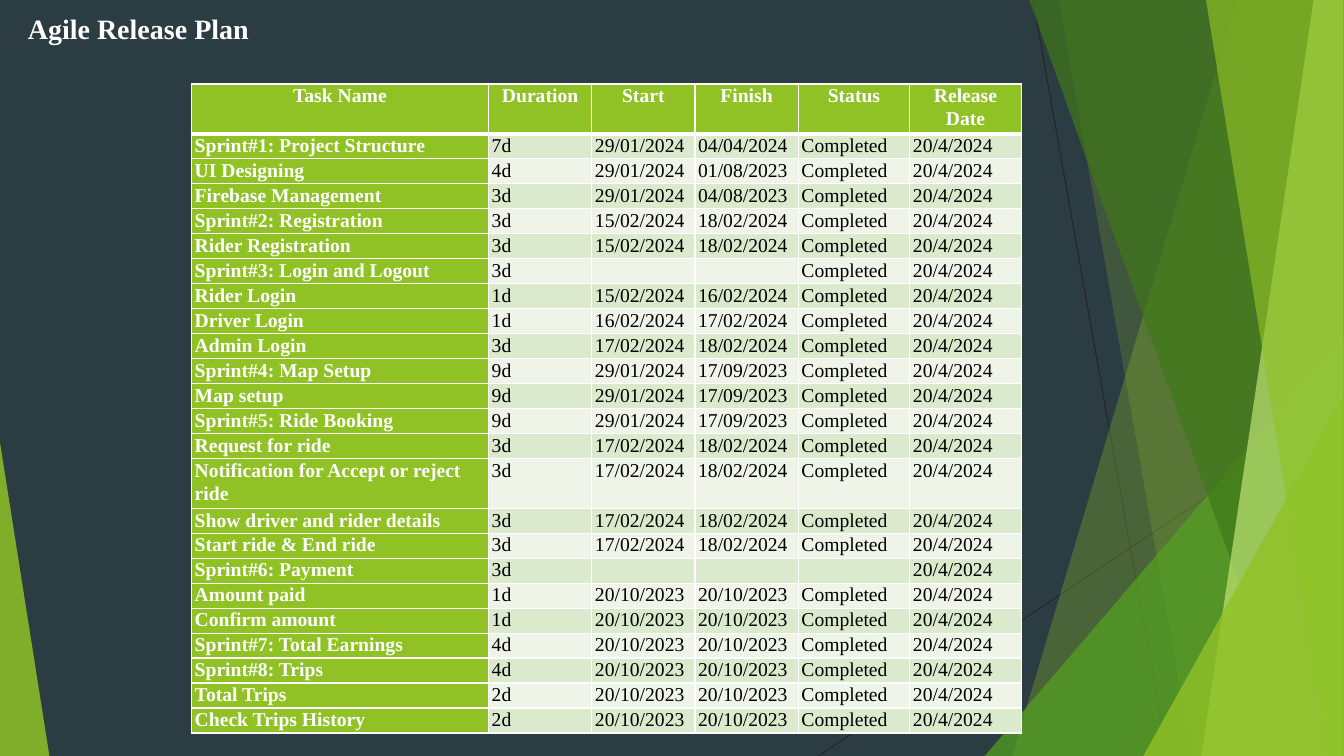
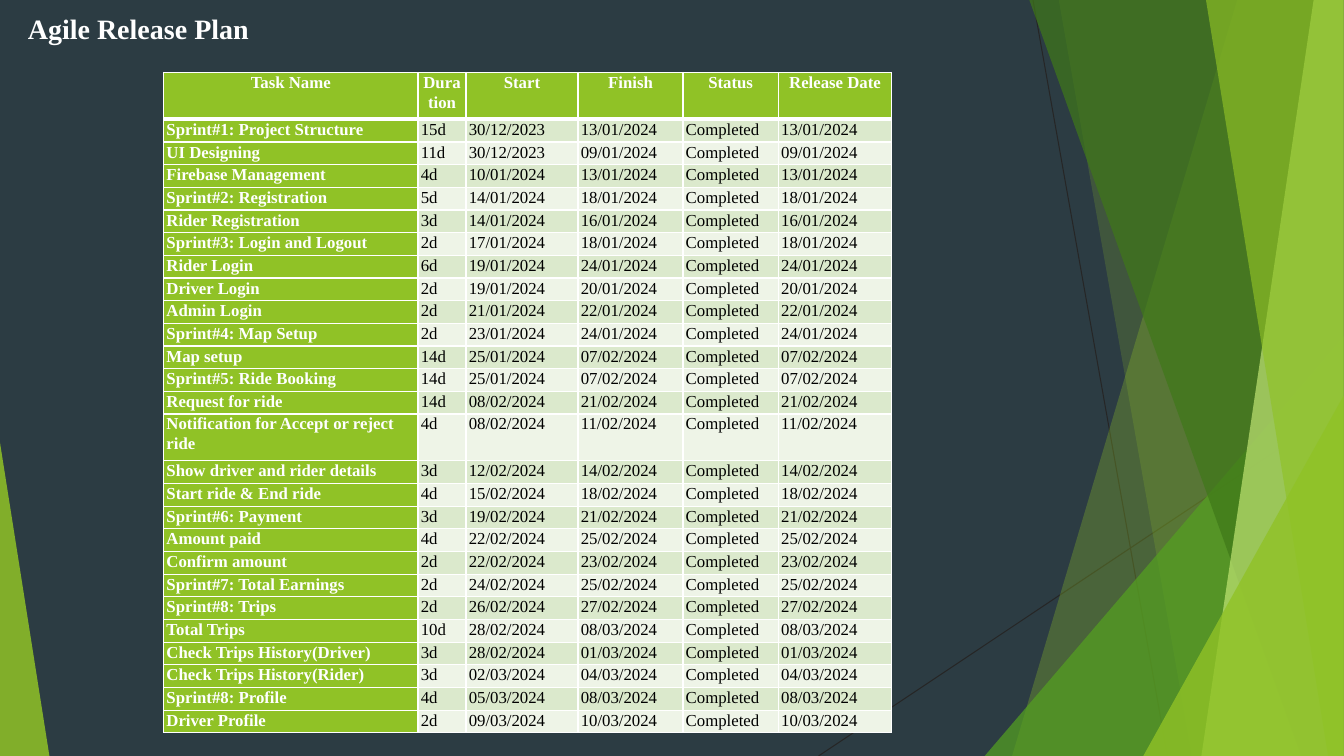
Before and after one commit to AmanPuthawala/UBERCLONE, a slide deck: slide 38 of materials/Uberclone.pptx (slide 34 before the commit). Drawn at 1344x756 pixels with LibreOffice and Linux fonts; fonts in the diff are those of the drawing. Boxes give left, top, right and bottom in pixels: in the first picture for what was removed or moved away, otherwise in the second. Text is boxed around its words. In the diff, an @@ line names an element or a change of style, - is before the commit and + after.

Commit message:
ppt added

```diff
--- a/materials/Uberclone.pptx
+++ b/materials/Uberclone.pptx
@@ table added at (x1=163, y1=73, x2=892, y2=734), 27 rows, 6 columns @@
+Task Name | Duration | Start | Finish | Status | Release Date
+Sprint#1: Project Structure | 15d | 30/12/2023 | 13/01/2024 | Completed | 13/01/2024
+UI Designing | 11d | 30/12/2023 | 09/01/2024 | Completed | 09/01/2024
+Firebase Management | 4d | 10/01/2024 | 13/01/2024 | Completed | 13/01/2024
+Sprint#2: Registration | 5d | 14/01/2024 | 18/01/2024 | Completed | 18/01/2024
+Rider Registration | 3d | 14/01/2024 | 16/01/2024 | Completed | 16/01/2024
+Sprint#3: Login and Logout | 2d | 17/01/2024 | 18/01/2024 | Completed | 18/01/2024
+Rider Login | 6d | 19/01/2024 | 24/01/2024 | Completed | 24/01/2024
+Driver Login | 2d | 19/01/2024 | 20/01/2024 | Completed | 20/01/2024
+Admin Login | 2d | 21/01/2024 | 22/01/2024 | Completed | 22/01/2024
+Sprint#4: Map Setup | 2d | 23/01/2024 | 24/01/2024 | Completed | 24/01/2024
+Map setup | 14d | 25/01/2024 | 07/02/2024 | Completed | 07/02/2024
+Sprint#5: Ride Booking | 14d | 25/01/2024 | 07/02/2024 | Completed | 07/02/2024
+Request for ride | 14d | 08/02/2024 | 21/02/2024 | Completed | 21/02/2024
+Notification for Accept or reject ride | 4d | 08/02/2024 | 11/02/2024 | Completed | 11/02/2024
+Show driver and rider details | 3d | 12/02/2024 | 14/02/2024 | Completed | 14/02/2024
+Start ride & End ride | 4d | 15/02/2024 | 18/02/2024 | Completed | 18/02/2024
+Sprint#6: Payment | 3d | 19/02/2024 | 21/02/2024 | Completed | 21/02/2024
+Amount paid | 4d | 22/02/2024 | 25/02/2024 | Completed | 25/02/2024
+Confirm amount | 2d | 22/02/2024 | 23/02/2024 | Completed | 23/02/2024
+Sprint#7: Total Earnings | 2d | 24/02/2024 | 25/02/2024 | Completed | 25/02/2024
+Sprint#8: Trips | 2d | 26/02/2024 | 27/02/2024 | Completed | 27/02/2024
+Total Trips | 10d | 28/02/2024 | 08/03/2024 | Completed | 08/03/2024
+Check Trips History(Driver) | 3d | 28/02/2024 | 01/03/2024 | Completed | 01/03/2024
+Check Trips History(Rider) | 3d | 02/03/2024 | 04/03/2024 | Completed | 04/03/2024
+Sprint#8: Profile | 4d | 05/03/2024 | 08/03/2024 | Completed | 08/03/2024
+Driver Profile | 2d | 09/03/2024 | 10/03/2024 | Completed | 10/03/2024
@@ table removed at (x1=192, y1=84, x2=1021, y2=735), 24 rows, 6 columns @@
-Task Name | Duration | Start | Finish | Status | Release Date
-Sprint#1: Project Structure | 7d | 29/01/2024 | 04/04/2024 | Completed | 20/4/2024
-UI Designing | 4d | 29/01/2024 | 01/08/2023 | Completed | 20/4/2024
-Firebase Management | 3d | 29/01/2024 | 04/08/2023 | Completed | 20/4/2024
-Sprint#2: Registration | 3d | 15/02/2024 | 18/02/2024 | Completed | 20/4/2024
-Rider Registration | 3d | 15/02/2024 | 18/02/2024 | Completed | 20/4/2024
-Sprint#3: Login and Logout | 3d |  |  | Completed | 20/4/2024
-Rider Login | 1d | 15/02/2024 | 16/02/2024 | Completed | 20/4/2024
-Driver Login | 1d | 16/02/2024 | 17/02/2024 | Completed | 20/4/2024
-Admin Login | 3d | 17/02/2024 | 18/02/2024 | Completed | 20/4/2024
-Sprint#4: Map Setup | 9d | 29/01/2024 | 17/09/2023 | Completed | 20/4/2024
-Map setup | 9d | 29/01/2024 | 17/09/2023 | Completed | 20/4/2024
-Sprint#5: Ride Booking | 9d | 29/01/2024 | 17/09/2023 | Completed | 20/4/2024
-Request for ride | 3d | 17/02/2024 | 18/02/2024 | Completed | 20/4/2024
-Notification for Accept or reject ride | 3d | 17/02/2024 | 18/02/2024 | Completed | 20/4/2024
-Show driver and rider details | 3d | 17/02/2024 | 18/02/2024 | Completed | 20/4/2024
-Start ride & End ride | 3d | 17/02/2024 | 18/02/2024 | Completed | 20/4/2024
-Sprint#6: Payment | 3d |  |  |  | 20/4/2024
-Amount paid | 1d | 20/10/2023 | 20/10/2023 | Completed | 20/4/2024
-Confirm amount | 1d | 20/10/2023 | 20/10/2023 | Completed | 20/4/2024
-Sprint#7: Total Earnings | 4d | 20/10/2023 | 20/10/2023 | Completed | 20/4/2024
-Sprint#8: Trips | 4d | 20/10/2023 | 20/10/2023 | Completed | 20/4/2024
-Total Trips | 2d | 20/10/2023 | 20/10/2023 | Completed | 20/4/2024
-Check Trips History | 2d | 20/10/2023 | 20/10/2023 | Completed | 20/4/2024
```
Also in this commit, not shown: 15 other slides changed, 14 slides added, 10 slides removed.
